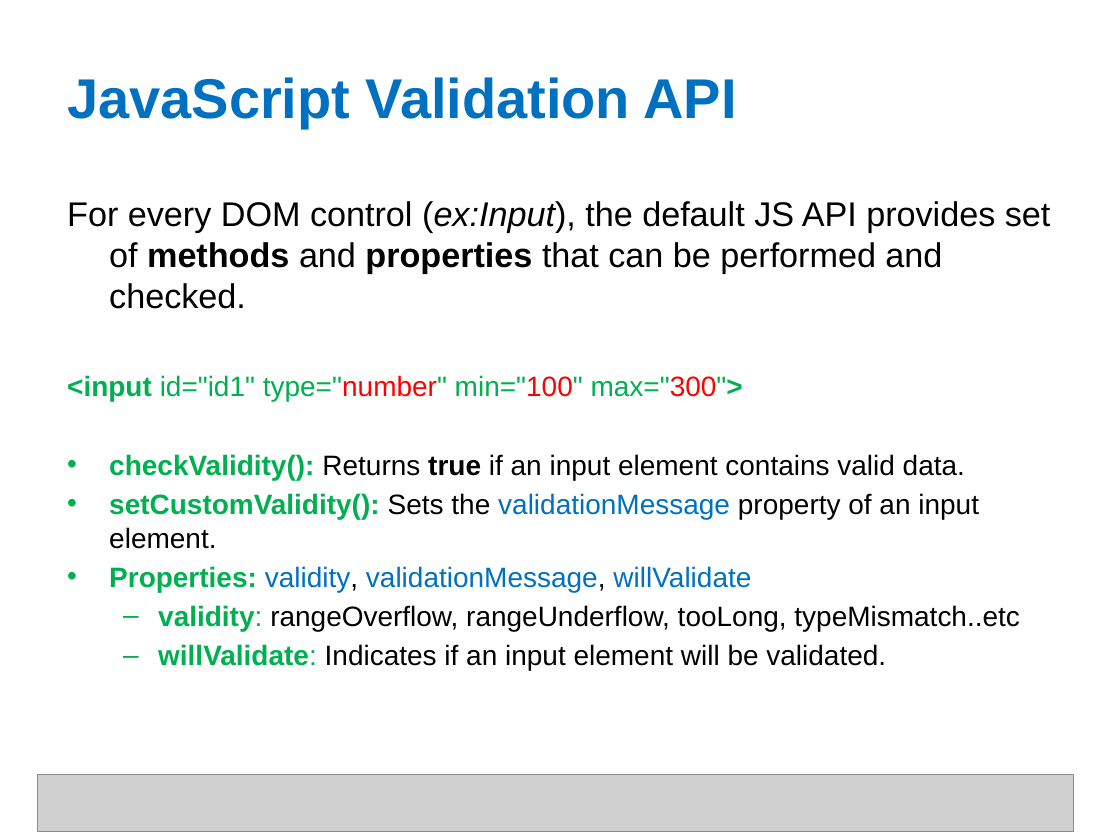
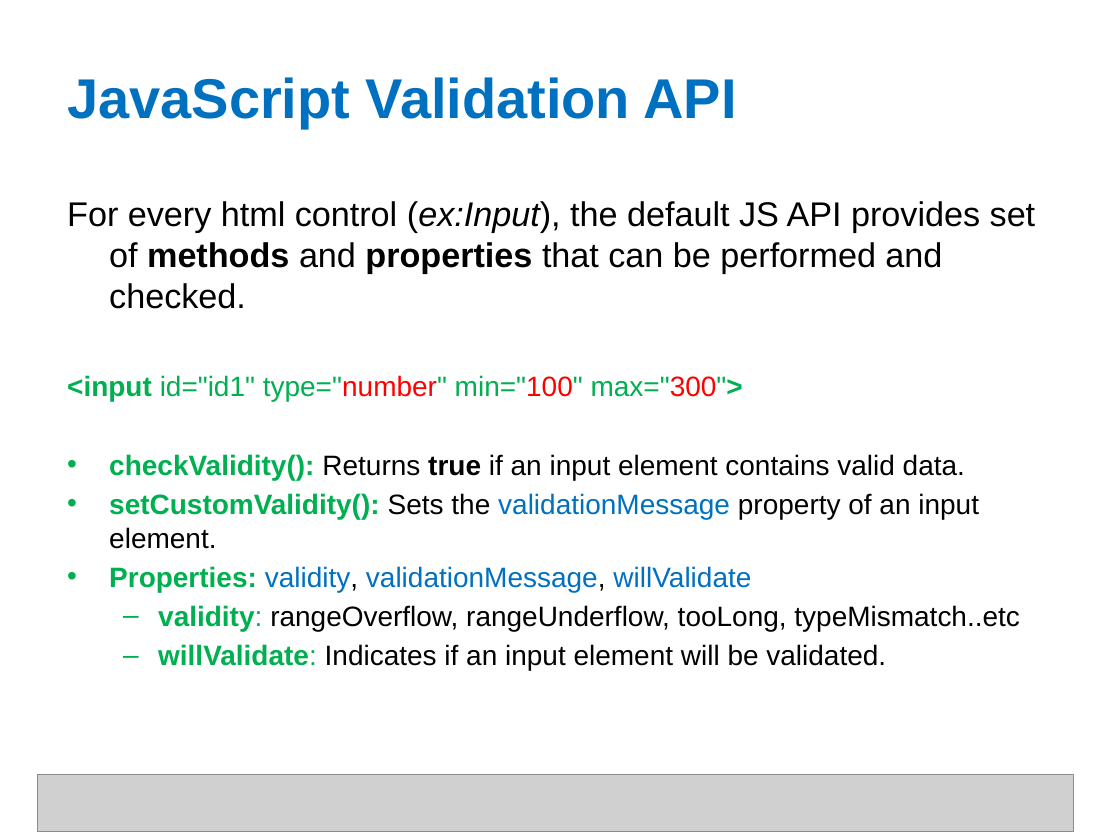
Before and after one commit to shyamTum/JavaScript, a slide deck: slide 29 of Final.pptx. Drawn at 1120x840 pixels with LibreOffice and Linux fonts; fonts in the diff are those of the drawing; grey boxes stand for pictures. Boxes give left, top, right and bottom in pixels: in the first picture for what was removed or moved away, otherwise in the second. Text is boxed around its words. In the diff, an @@ line names an element or a change of style, - is before the commit and + after.

```diff
--- a/Final.pptx
+++ b/Final.pptx
@@ text at (67,201,1036,309): text changed @@
-For every DOM control (ex:Input), the default JS API provides set of methods and properties that can be performed and checked.
+For every html control (ex:Input), the default JS API provides set of methods and properties that can be performed and checked.
```
Also in this commit, not shown: 10 other slides changed, 1 slide added, 1 other file.
